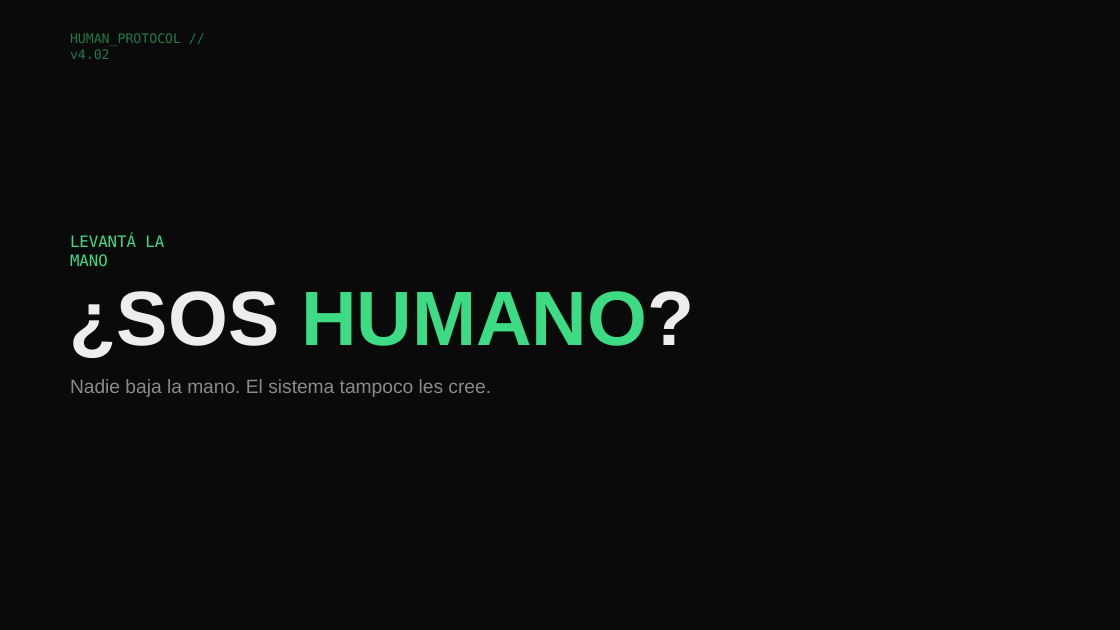
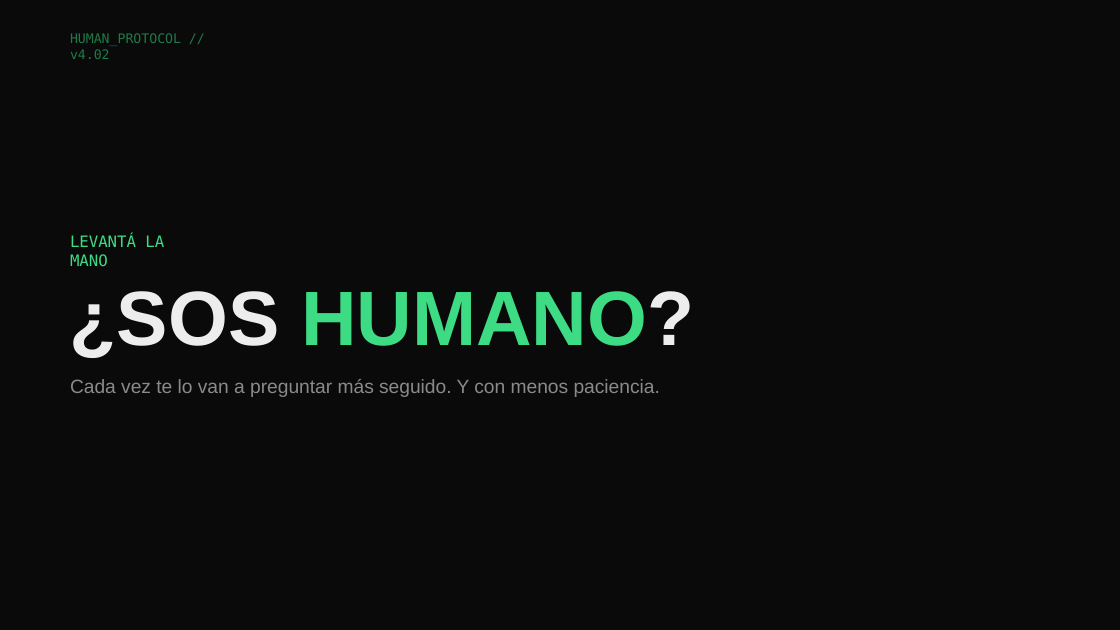
Before and after one commit to LorenGrz/HumanDetector, a slide deck: slide 1 of deck/dist/humandetector-editable.pptx. Drawn at 1120x630 pixels with LibreOffice and Linux fonts; fonts in the diff are those of the drawing. Boxes give left, top, right and bottom in pixels: in the first picture for what was removed or moved away, otherwise in the second. Text is boxed around its words. In the diff, an @@ line names an element or a change of style, - is before the commit and + after.

```diff
--- a/deck/dist/humandetector-editable.pptx
+++ b/deck/dist/humandetector-editable.pptx
@@ text at <box>70,379,660,397</box>: text changed @@
-Nadie baja la mano. El sistema tampoco les cree.
+Cada vez te lo van a preguntar más seguido. Y con menos paciencia.
```
Also in this commit, not shown: 2 other slides changed, 3 slides added, 3 slides removed, 5 other files.
